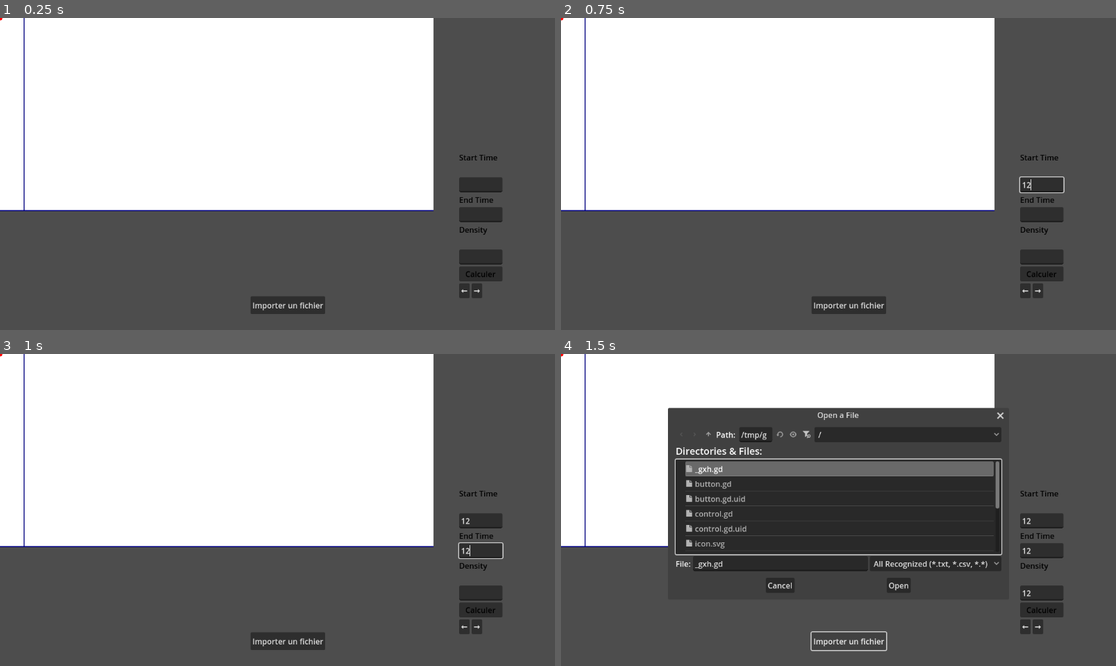
Above: before the commit, frames 1-4 (two rows, left to right).
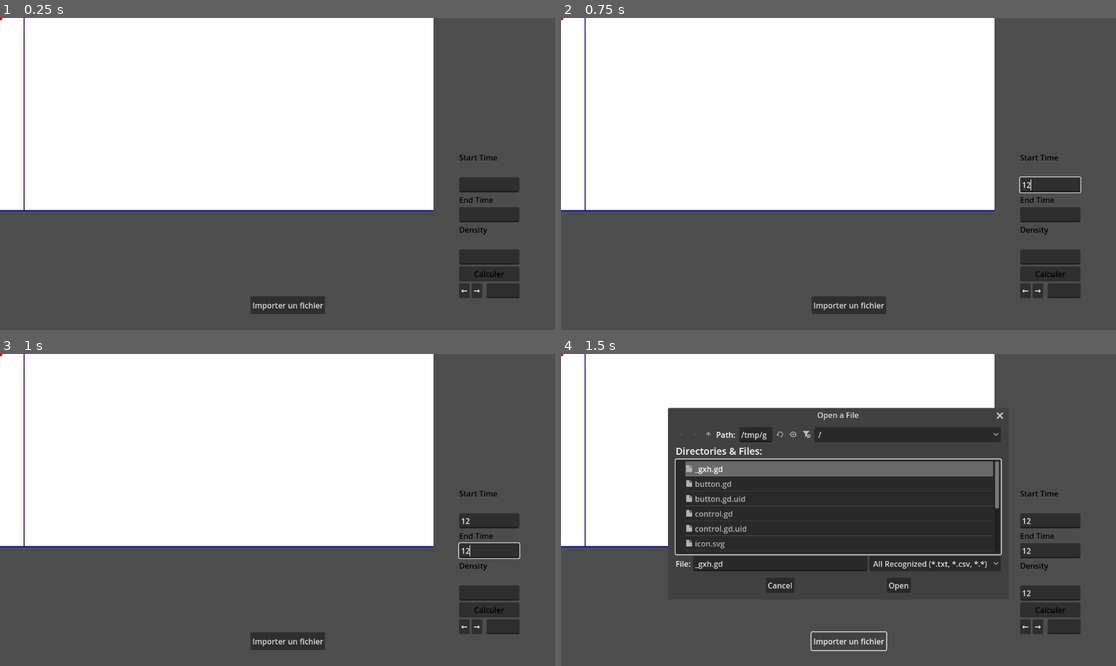
Above: after the commit, the same moments.

Repository: Ayadayi/Tissu_cardiaque
Game: Godot game, scene res://node_2d.tscn
Two runs of this game, one before a commit and one after it. Both use one fixed random seed, a clock stepped at 60 frames per second and the inputs below.
Inputs (mouse positions are in pixels of both pictures, inside the frame that each line leads up to):
- Up to frame 1 (0.25 s): no input
- Up to frame 2 (0.75 s): click (1043, 183) at 0.52 s; type "12" at 0.6 s
- Up to frame 3 (1 s): click (482, 550) at 0.75 s; type "12" at 0.83 s; click (482, 594) at 0.98 s
- Up to frame 4 (1.5 s): type "12" at 1.07 s; click "Importer un fichier" at 1.25 s

The runs differ from the first frame. In frame 1, 0.9% of the frame differs, in the area x 83-94%, y 51-90%; in frame 2, 0.9%; in frame 3, 0.9%; in frame 4, 1.2%, in the area x 55-94%, y 18-90%.

Commit message:
valeur de decalage
zone de texte pour choisir la valeur de decalage

Diff:
--- a/courbe/control.gd
+++ b/courbe/control.gd
@@ -1,5 +1,9 @@
 extends Control
 @onready var mesures_label: RichTextLabel = $MesuresLabel
+@onready var decalage_input: LineEdit = $UIVBox/HBoxContainer/DecalageInput
+@onready var bouton_droite: Button = $UIVBox/HBoxContainer/ButtonRight
+@onready var bouton_gauche: Button = $UIVBox/HBoxContainer/ButtonLeft
+
 
 
 const POINT_SIZE := 3
@@ -10,7 +14,7 @@
 var stim_points : Array = [] #points pour la valeur de stimulation
 
 
-var start_time := 000.0
+var start_time := 2000.0
 var end_time := 8000.0
 var density := 0.1 #10% des points
 
--- a/courbe/node_2d.tscn
+++ b/courbe/node_2d.tscn
@@ -84,6 +84,12 @@
 layout_mode = 2
 text = "→"
 
+[node name="DecalageLabel" type="Label" parent="Control/UI/UIVBox/HBoxContainer"]
+layout_mode = 2
+
+[node name="DecalageInput" type="LineEdit" parent="Control/UI/UIVBox/HBoxContainer"]
+layout_mode = 2
+
 [node name="MesuresLabel" type="RichTextLabel" parent="Control"]
 layout_mode = 0
 offset_left = 4.0
